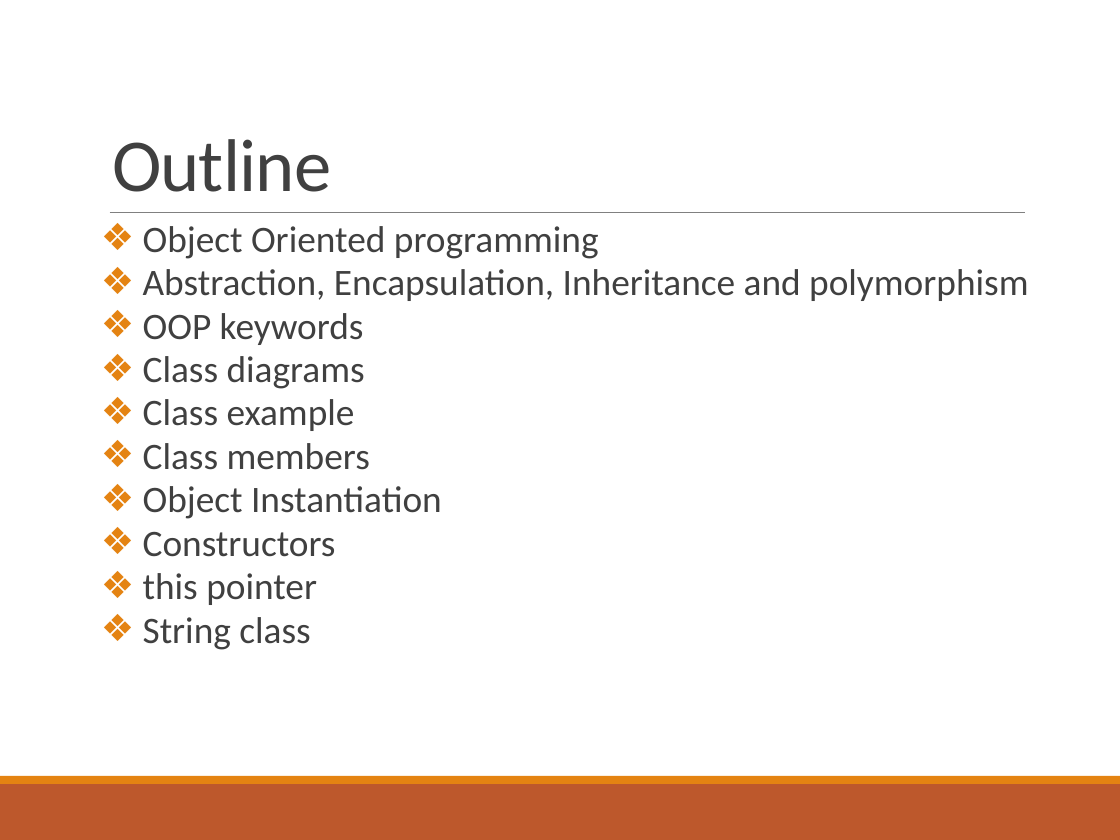
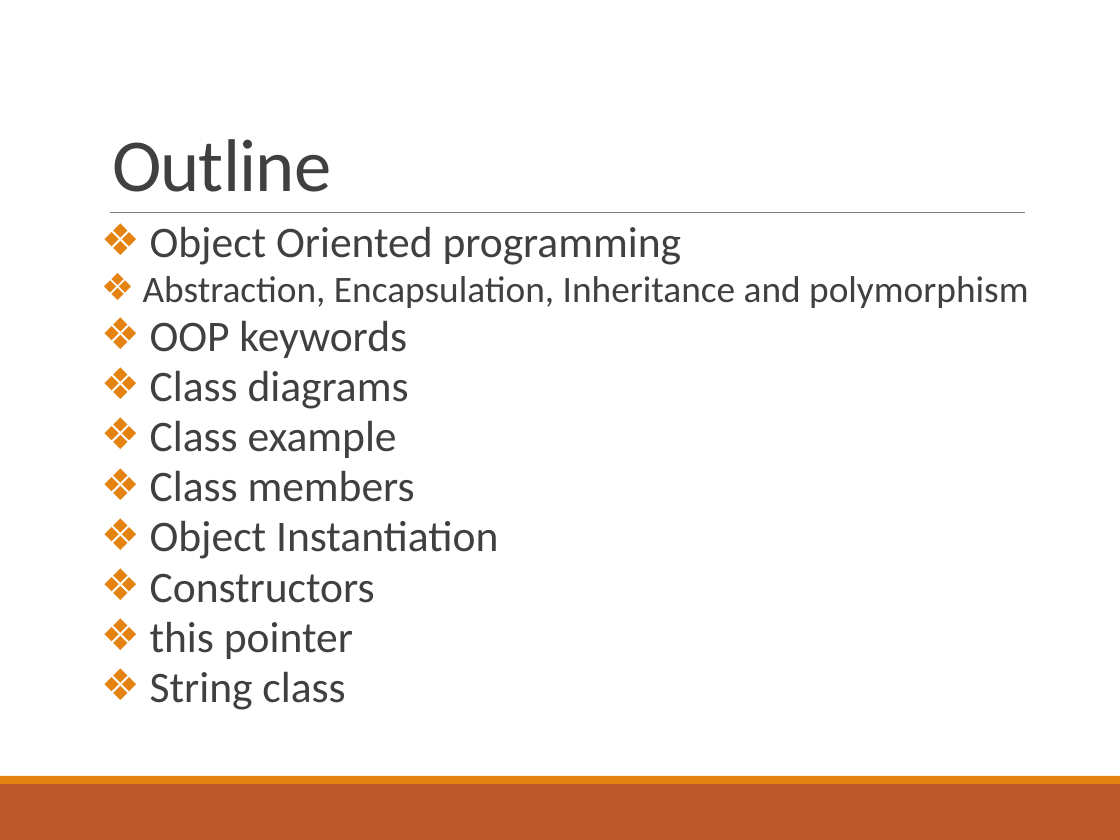
Before and after one commit to deeperj/dillinger, a slide deck: slide 2 of thesis/ukapp2/wqu_isc/sofware_design/Lesson 3 - Java.pptx. Drawn at 1120x840 pixels with LibreOffice and Linux fonts; fonts in the diff are those of the drawing. Boxes give left, top, right and bottom in pixels: in the first picture for what was removed or moved away, otherwise in the second. Text is boxed around its words. In the diff, an @@ line names an element or a change of style, - is before the commit and + after.

```diff
--- a/thesis/ukapp2/wqu_isc/sofware_design/Lesson 3 - Java.pptx
+++ b/thesis/ukapp2/wqu_isc/sofware_design/Lesson 3 - Java.pptx
@@ text at bbox=[150, 226, 682, 710]: size 24 to 28 pt in "Object Oriented programming", "OOP keywords", "Class diagrams", "Class example" and 5 more places @@
```
Also in this commit, not shown: 1 other slide changed, 3 other files.
